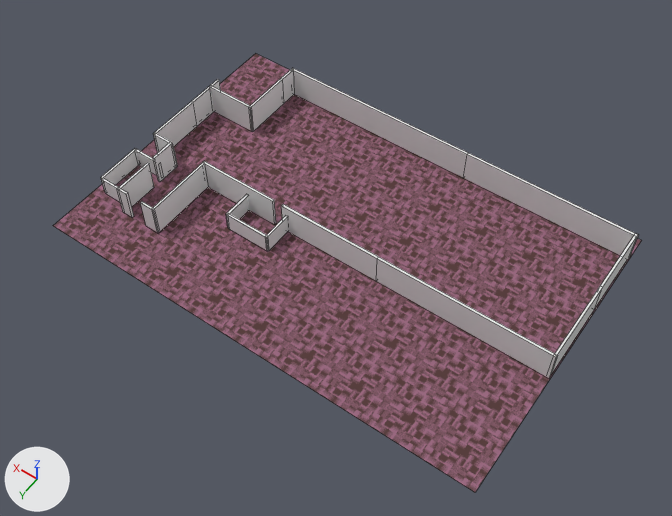
What one commit did to the Blender file assets/3D/blend/plattegrond.blend.
The view is the same before and after, from a camera (50 mm lens) standing at (-82.6, 89.9, 132.2) and looking at (-21.8, 4.8, -1.5). The axes (+X, +Y, +Z) are drawn at lower left. The lights are the same throughout. Mesh edges are drawn as thin lines.
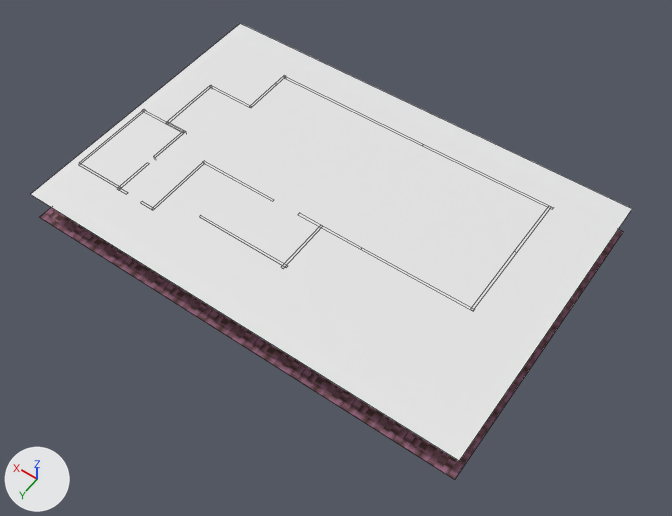
The change, as a list of edits to the scene's bpy script:
```text
Add me_plane_001:
    me_plane_001.from_pydata([(-1.0, -1.0, 0.0), (1.0, -1.0, 0.0), (-1.0, 1.0, 0.0), (1.0, 1.0, 0.0)], [], [(0, 1, 3, 2)])
Change ob_cube_007:
    ob_cube_007.location: (-14.9, 18.2, 1.9) -> (0.3, 17.1, 1.9)
    ob_cube_007.scale: (0.245, 3.09, 2.0) -> (0.22, 3.09, 2.0)
Change ob_cube_008:
    ob_cube_008.location: (19.2, 4.3, 1.9) -> (17.1, 7.2, 1.9)
    ob_cube_008.scale: (0.245, 3.09, 2.0) -> (0.245, 2.46, 2.0)
Change ob_cube_013:
    ob_cube_013.location: (19.2, 18.2, 1.9) -> (5.3, 18.2, 1.9)
    ob_cube_013.scale: (0.245, 3.09, 2.0) -> (0.245, 2.02, 2.0)
Change ob_cube_020:
    ob_cube_020.location: (19.2, 18.2, 1.9) -> (21.4, 11.0, 3.0)
    ob_cube_020.scale: (0.245, 3.09, 2.0) -> (0.245, 5.29, 3.25)
Change ob_vloer:
    ob_vloer.location: (-20.5, 0.0, 0.0) -> (-16.9, 0.0, 0.0)
Add ob_vloer_001:
    ob_vloer_001 = bpy.data.objects.new('Vloer.001', me_plane_001)
    ob_vloer_001.location = (-16.9, 0.0, 6.4)
    ob_vloer_001.rotation_euler = (0.0, 3.142, 0.0)  # degrees (0, 180, 0)
    ob_vloer_001.scale = (45.0, 30.0, 1.0)
```

Pixel boxes [x1, y1, x2, y2] of what changed, in the pictures (672 x 516 px):
'Vloer.001', added: after [31, 23, 632, 461]
'Vloer', moved: before [53, 53, 642, 492]; after [40, 207, 623, 480]
'Cube.008', moved, rescaled (not visible afterwards): before [292, 68, 638, 259]
'Cube.013', moved, rescaled (not visible afterwards): before [281, 204, 558, 378]
'Cube.007', moved, rescaled (not visible afterwards): before [551, 233, 637, 374]
'Cube.020', moved, rescaled: before [135, 149, 157, 175]; after [142, 109, 182, 132]
'Cube.018', unchanged, covered by the edit: before [202, 161, 276, 224]
'Cube.017', unchanged, covered by the edit: before [152, 163, 208, 232]
'Cube.010', unchanged, covered by the edit: before [154, 79, 221, 146]; after [167, 86, 212, 122]
